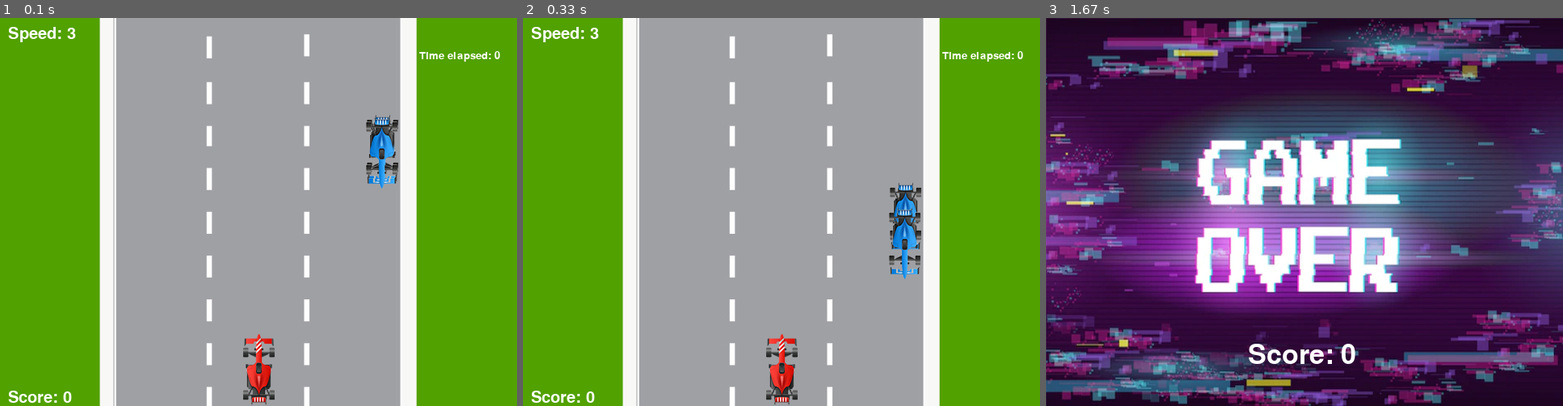
Above: before the commit, frames 1-3 (left to right).
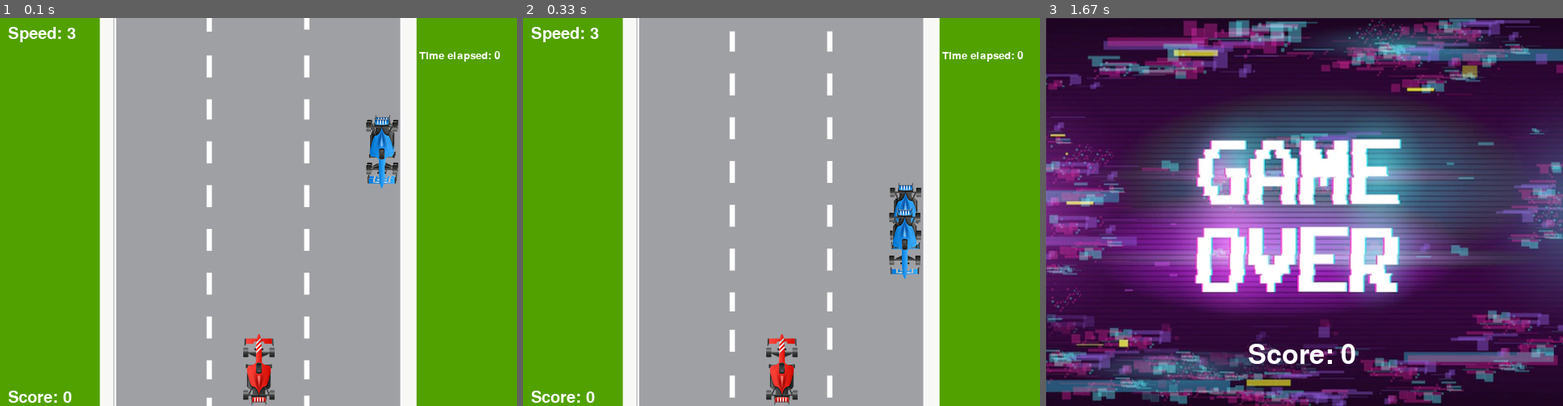
Above: after the commit, the same moments.

Repository: cosmii02/cosmii02
Game: pygame game, started from ul4.py
The game is run twice, just before and just after one commit, with the same random seed, the same clock (stepped at 60 frames per second) and the same inputs.
Inputs:
- Up to frame 1 (0.1 s): no input
- Up to frame 2 (0.33 s): no input
- Up to frame 3 (1.67 s): hold Right 0.33-0.8 s

The runs differ from the first frame. In frame 1, 1.7% of the frame differs, in the area x 40-60%, y 0-98%; in frame 2, 0.9%; in frame 3, nothing differs.

Commit message:
Paddle collider poopoo

Diff:
--- a/ul4.py
+++ b/ul4.py
@@ -29,6 +29,8 @@
 gameover = False # initialize gameover flag
 BposX = random.randint(450, 460)  # initialize car position
 B2posX = random.randint(450, 460) # initialize 2nd car position
+Dpos=480
+Upos=0
 while not gameover: # while game is not over loop
     # fps
     clock.tick(120) # set frame rate
@@ -38,7 +40,11 @@
             sys.exit() # quit game
 
     # pildi lisamine ekraanile
-    screen.blit(bg, (0, 0)) # blit background image
+    Upos-=BspeedY
+    Dpos-=BspeedY
+    screen.blit(bg, (0, Upos)) # blit background image
+    screen.blit(bg, (0, Dpos))  # blit background image
+
     screen.blit(f1_blue, (BposX, BposY)) # blit car image
     screen.blit(f2_blue, (B2posX, B2posY)) # blit car image
     BposY += BspeedY # move car
